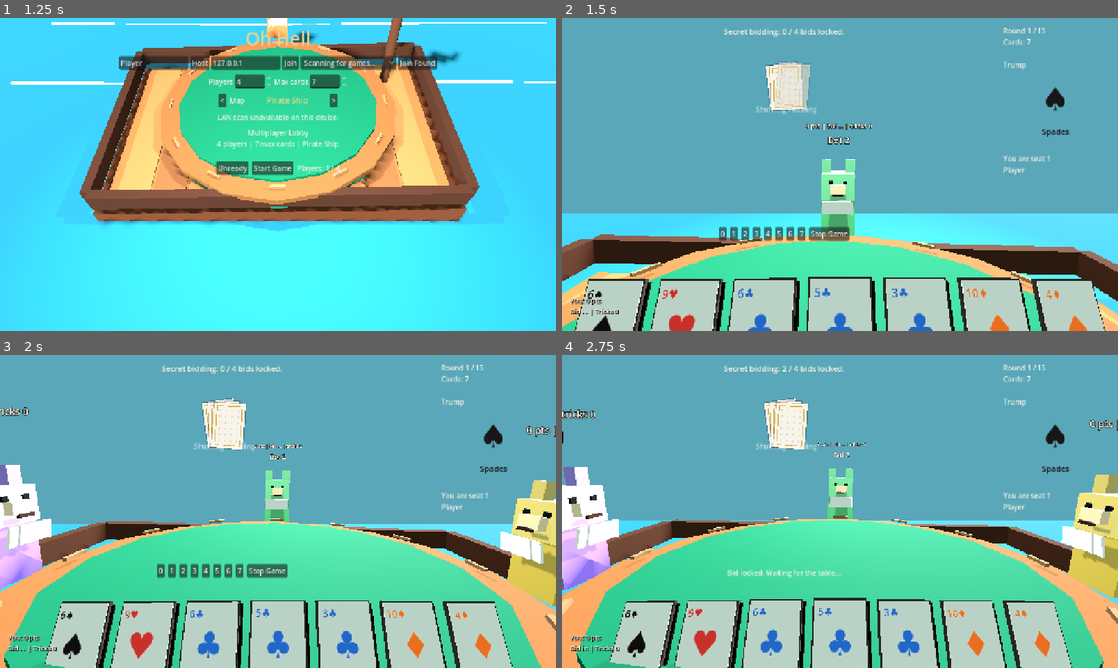
Above: before the commit, frames 1-4 (two rows, left to right).
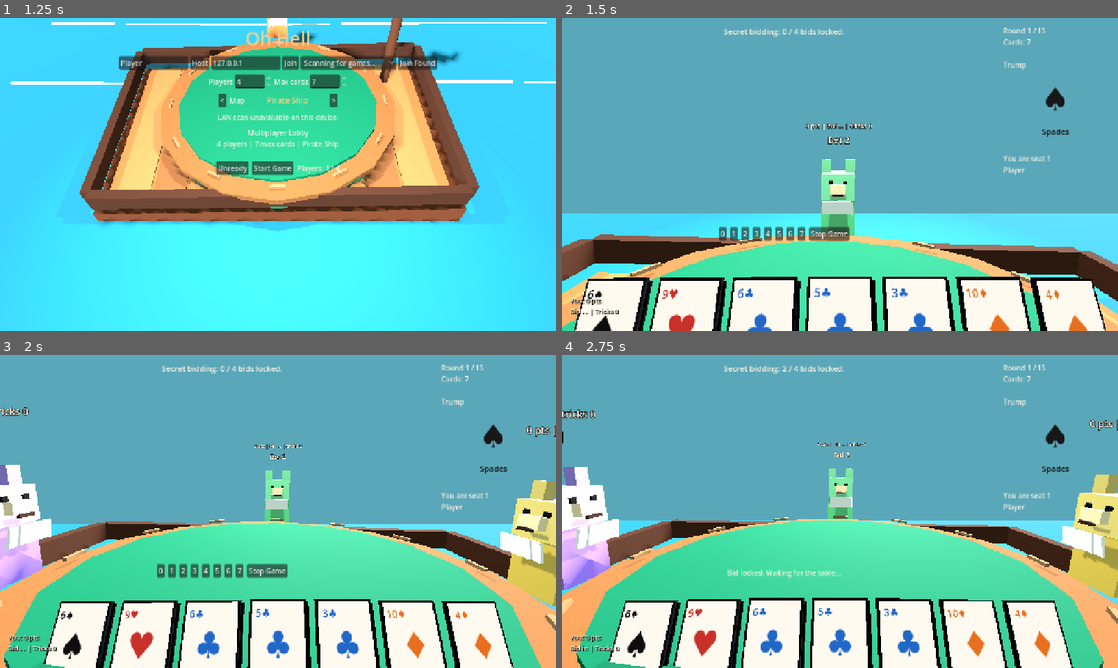
Above: after the commit, the same moments.

Repository: JordanOakFox/oh-hell-godot
Game: Godot game, scene res://scenes/main.tscn
Same seed, same stepped clock (60 frames per second), same inputs: the game is played once before the commit and once after it.
Inputs:
- Up to frame 1 (1.25 s): click "Ready" at 0.5 s
- Up to frame 2 (1.5 s): click "Start Game" at 1.25 s
- Up to frame 3 (2 s): no input
- Up to frame 4 (2.75 s): click "0" at 2 s

Frame 1 is identical in both runs. In frame 2, 14% of the frame differs, in the area x 2-98%, y 13-100%; in frame 3, 15%; in frame 4, 16%, in the area x 8-92%, y 13-100%.

Commit message:
Improve card contrast

Diff:
--- a/scripts/main.gd
+++ b/scripts/main.gd
@@ -681,9 +681,7 @@
 		child.queue_free()
 
 	if view_state["trick"].is_empty():
-		if view_state["phase"] == "bidding":
-			_render_shuffle_stack()
-		else:
+		if view_state["phase"] != "bidding":
 			var empty := Label.new()
 			empty.text = "Table is clear"
 			empty.add_theme_font_size_override("font_size", 22)
--- a/scripts/table_view_3d.gd
+++ b/scripts/table_view_3d.gd
@@ -798,21 +798,22 @@
 func _make_readable_card(card: Dictionary, scale_factor: float) -> Node3D:
 	var root := Node3D.new()
 	root.scale = Vector3.ONE * scale_factor
-	var shadow := _box(Vector3(0.36, 0.012, 0.5), Color(0, 0, 0, 0.32))
+	var shadow := _box(Vector3(0.37, 0.012, 0.51), Color(0, 0, 0, 0.42))
 	shadow.name = "Shadow"
 	shadow.position = Vector3(0.018, -0.012, 0.018)
 	root.add_child(shadow)
-	var edge := _box(Vector3(0.36, 0.026, 0.5), Color("#372f28"))
+	var edge := _box(Vector3(0.37, 0.028, 0.51), Color("#05070d"))
 	edge.name = "Edge"
 	root.add_child(edge)
-	var base := _box(Vector3(0.34, 0.025, 0.48), Color("#f9f4e8"))
+	var base := _box(Vector3(0.34, 0.025, 0.48), Color("#fffaf0"))
 	base.name = "Face"
+	base.material_override = _card_face_mat(Color("#fffaf0"))
 	base.position = Vector3(0, 0.006, 0)
 	root.add_child(base)
 	var border := Node3D.new()
 	border.name = "HoverBorder"
 	border.visible = false
-	var border_color := Color("#f2d15a")
+	var border_color := Color("#ffe066")
 	var top := _box(Vector3(0.37, 0.014, 0.014), border_color)
 	top.position = Vector3(0.0, 0.036, -0.248)
 	border.add_child(top)
@@ -843,10 +844,10 @@
 	label.font_size = font_size
 	label.pixel_size = pixel_size
 	label.modulate = color
-	label.outline_size = 1
-	label.outline_modulate = Color("#f9f4e8")
+	label.outline_size = 2
+	label.outline_modulate = Color("#fffaf0")
 	label.billboard = BaseMaterial3D.BILLBOARD_DISABLED
-	label.no_depth_test = false
+	label.no_depth_test = true
 	label.position = position
 	label.rotation_degrees = Vector3(-90, 0, spin_degrees)
 	root.add_child(label)
@@ -855,7 +856,7 @@
 	var face := card.get_node_or_null("Face") as MeshInstance3D
 	if not face:
 		return
-	face.material_override = _mat(Color("#fff3a8") if hovered else Color("#f9f4e8"))
+	face.material_override = _card_face_mat(Color("#fff1a6") if hovered else Color("#fffaf0"))
 	var shadow := card.get_node_or_null("Shadow") as MeshInstance3D
 	if shadow:
 		shadow.visible = not hovered
@@ -894,3 +895,8 @@
 	material.roughness = 0.88
 	material.shading_mode = BaseMaterial3D.SHADING_MODE_PER_PIXEL
 	return material
+
+func _card_face_mat(color: Color) -> StandardMaterial3D:
+	var material := _mat(color)
+	material.shading_mode = BaseMaterial3D.SHADING_MODE_UNSHADED
+	return material
